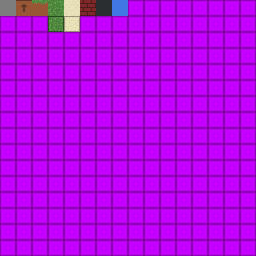
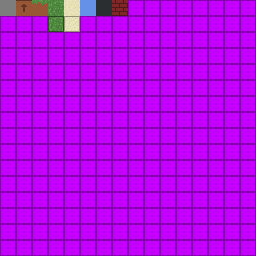
Layer changes from the first 256x256 image to the second:
painted on "Background" over (80, 0, 128, 16)
